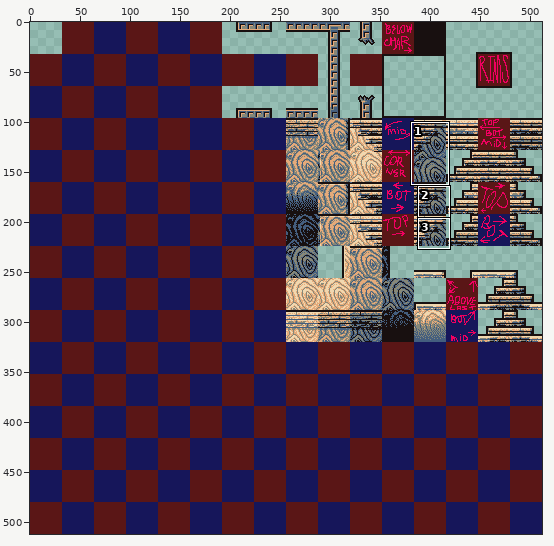
One commit to this sprite sheet: ENTROPY/Graphics/Tilesets/PalaceWooden1.png. The first picture is a wide view before the edit; the outline marks the close-up.
Close-up. Earlier state:
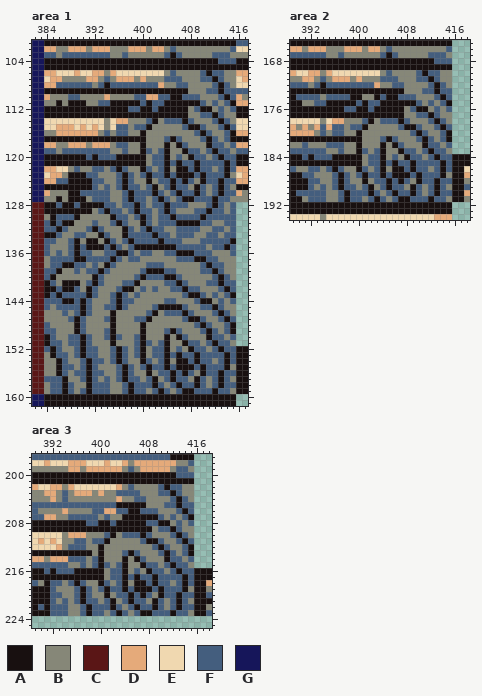
The file is 512x512 pixels. Shown: area 1: x 382..417, y 101..161; area 2: x 389..418, y 165..194; area 3: x 389..418, y 197..225.
Palette (. is transparent): A #181010  B #868778  C #5a1616  D #e5aa7a  E #f0d8b0  F #445e7e  G #16165a
Pixels before, area 1, first column x 382:
101 GGAAAAAAAAAAAAAAAAAAAAAAAAAAAAAAAAFF
102 GGDDBBDDDBDDDBBBDDDBDDBFBBBBBBBBBFEE
103 GGFFBFFFFFFFFBBFBBBBBBFAFBBBBBFFFBBB
104 GGAAAAAAAAAAAAAAAAAAAAAAAAAAAAAFFFAA
105 GGAAAAAAAAAAAAAAAAAAAAAAAAAAAAAAAAAA
106 GGDDEEEDEEDDBDEEEEEEEEBFBBBBFAFFBBDD
107 GGEDDBBBBDDBFBDDDBDBBBFFFBBBFFAFBBED
108 GGDDFFFFFFBFAFFFFFFFFDBBFFBBBBFAFBEE
109 GGAAAAAAAAAAAAAAAAAAAAAAAABBBFFAFFFF
110 GGDBBBFFBBBBDBBBBFFDDFFAAFFFBBBFAFDB
111 GGBBABAAABBFFAAAAAFAFFAAAAAAFBFBFADD
112 GGAAAAAAAAAAAAAAFFAAFAAAAABFAABFBFAA
113 GGAAAAAAAAAAAAAAAAAAAAAAAABBFFAFBBAA
114 GGEEEEEEEEEEBEDDBBBFABFFFAFBBBFAFBEE
115 GGEEDDDEDEDEBEFFBFFABBBBBFAAFBBFAFEE
116 GGBBDDDDDDDBFBFFBBABBBBBBBBFAFBBFADD
117 GGAAAAAAAAAAAAAAAAABBBFAFBBBFAFBFAAA
118 GGDDBBDDDBDDDBFFBBABBBABAFBBBAFFBFDD
119 GGFFBFFFFFFFFBBFBBAFBFABBAFFBFAFFBFF
120 GGAAAAAAAFAFFFAAAAABFFABFBAFFBFAFFAA
121 GGAAAAAAAAAAAAAAAAABFFAFAFFAFFFFAFAA
122 GGDDEEBFBBFFBFAFBBAFBFABAAFAFFBFAFDD
123 GGEDDBAAAFFBBBFAFBFAFFAFAAAFAFFFABED
124 GGDDFFAAAAFFBBFAFBBABFFAFAFBAFFAFFDD
125 GGAAAAAAAAFBFBFAFFBFABFAFFBAFBFAFBAA
126 GGDBBBAAFFFFFBBFAFFFAFBFAFFAFBFAFFDB
127 GGBBABAAABFFFBBFAFFBFAFBFAAFFFAFFBBB
128 CCAAFAAFAAAAFFBFFAFBFFAFFFBBBFAFBF..
129 CCAAAAAAAABFAFFBFAFFBFAFBBBFFAFFBF..
130 CCBAFFFABBBBBAFFBFAFBFFAFFFFAFFFFF..
131 CCFAFAABBBFBBFAFBBAFBFFFAAAAFFBBFF..
132 CCFFAFBBBFAFBBBAFBFAFFBBFFFFBBFFBF..
133 CCAAFBBFFBBAFBBAFFFFAFFBFFFBBFFBFF..
134 CCFFBBFABAABAFBFAFFFFAFFFBBBFFFFFA..
135 CCFBBBFAFAAAFAFBFAAAAAAAFFFFFBFFAF..
136 CCFBFBFAFFBBFFAAFBFFBBFFAAAFFFBBBF..
137 CCBFFFFAAFFFFAFBFFBBBBBBFFFAAFFBBB..
138 CCBFFAAFFBFBAFBBBBBFFFBBBBBBFAFFBB..
139 CCFFABBFBFFAFBBBBBFAAAFFBBBBFFAFBB..
140 CCFABBBBBBAFBBBBBFAFFFAAFBBBBBFAFB..
141 CCAFBAAABFAFBBBFFABBBBFFAFBBBFFAFF..
142 CCAAFAAFBAFBBBFAABFBFBBFFAFFBBBFAF..
143 CCAFAFFFFAFBBFAFBFBBBBBBBFAAFBFBFA..
144 CCFFFAAFAFBBBFAFFBBBBBFFBBBFAABFBF..
145 CCFBFFFFAFBBFFAFBBBBFAAAAFBBFFAFBB..
146 CCBBBFBFAFBBBABBBBBFABFFFAFBBBFAFB..
147 CCBBBBFAFBBBFABBBFFABBBBBFAAFBBFAF..
148 CCFBBBBAFBBBBABBBBABBBBBBBBFAFBBFA..
149 CCFFBBBAFBBBFABBBBABBBFAFBBBFAFBFA..
150 CCAFBBFFAFBBFAFBBFABBBABAFBBBAFFBF..
151 CCAFFBFFAFBBBABBBFAFBFABBAFFBFAFFB..
152 CCFAFBBFAFFBBFAFBFABFFABFBAFFBFAFFAA
153 CCBAFFBFAFFBBFAFBFABFFAFAFFAFFFFAFAA
154 CCBBAFBBFAFFBFAFBBAFBFABAAFAFFBFAFAA
155 CCBBAFFBFAFBBBFAFBFAFFAFAAAFAFFFABAA
156 CCBBAFBFFAFFBBFAFBBABFFAFAFBAFFAFFAA
157 CCFFFABBFAFBFBFAFFBFABFAFFBAFBFAFBAA
158 CCBFFAFBBAFFFBBFAFFFAFBFAFFAFBFAFFAA
159 CCBFFAFBFAFFFBBFAFFBFAFBFAAFFFAFFBAA
160 GGAAAAAAAAAAAAAAAAAAAAAAAAAAAAAAAA..
161 GGAAAAAAAAAAAAAAAAAAAAAAAAAAAAAAAA..
Pixels before, area 2, first column x 389:
165 AAAAAAAAAAAAAAAAAAAAAAAAAAA...
166 DDBDDDBBBDDDBDDBFBBBBBBBBBF...
167 FFFFFFBBFBBBBBBFAFBBBBBFFFB...
168 AAAAAAAAAAAAAAAAAAAAAAAAFFF...
169 AAAAAAAAAAAAAAAAAAAAAAAAAAA...
170 DEEDDBDEEEEEEEEBFBBBBFAFFBB...
171 BBDDBFBDDDBDBBBFFFBBBFFAFBB...
172 FFFBFAFFFFFFFFDBBFFBBBBFAFB...
173 AAAAAAAAAAAAAAAAAAABBBFFAFF...
174 AFFFFBFFFFAABBAFAAFFFBBBFAF...
175 AABBFFAAAAAFAFFAAAAAAFBFBFA...
176 AAAAAAAAAFFAAFAAAAABFAABFBF...
177 AAAAAAAAAAAAAAAAAAABBFFAFBB...
178 EEEEEBEDDBBBFABFFFAFBBBFAFB...
179 DBDBDFDFFBFFABBBBBFAAFBBFAF...
180 DDDDBFBFFBBABBBBBBBBFAFBBFA...
181 AAAAAAAAAAAABBBFAFBBBFAFBFA...
182 BBFBBBFFFBBABBBABAFBBBAFFBF...
183 FFFFFFBBFBBAFBFABBAFFBFAFFB...
184 AAFAFFFAAAAABFFABFBAFFBFAFFAAA
185 AAAAAAAAAAAABFFAFAFFAFFFFAFAAA
186 FBBFFBFAFBBAFBFABAAFAFFBFAFAAE
187 AAFFBBBFAFBFAFFAFAAAFAFFFABAAD
188 AAAFFBBFAFBBABFFAFAFBAFFAFFAAB
189 AAAFBFBFAFFBFABFAFFBAFBFAFBAAF
190 AFFFFFBBFAFFFAFBFAFFAFBFAFFAAD
191 AABFFFBBFAFFBFAFBFAAFFFAFFBAAB
192 AAAAAAAAAAAAAAAAAAAAAAAAAAA...
193 AAAAAAAAAAAAAAAAAAAAAAAAAAA...
194 EEEEEBEEEEEEEEEEEEEEEEEEDDD...
Pixels before, area 3, first column x 389:
197 FFFFFFFFFFFFFFFFFFFFFFFAAAA...
198 EEDEEEDDDEEEDEEDBDDDDDDDBBF...
199 BBBBBBDDBDDDDDDBFBDDDDDBFFB...
200 AAAAAAAAAAAAAAAAAAAAAAAAFFF...
201 AAAAAAAAAAAAAAAAAAAAAAAAAAA...
202 DEEDDBDEEEEEEEDBFBBBBFAFFBB...
203 BBDDBFBDDDBDBBFFFFBBBFFAFBB...
204 BBBDBFBBBBBBBBDBBFFBBBBFAFB...
205 FFFFFFFFFFFFFFAAAAABBBFFAFF...
206 FBBBBDBBBBFFDDFFAAFFFBBBFAF...
207 FFDDBBFFFFFBFBBAAAAAAFBFBFA...
208 AAAAAAAAAFFAAFAAAAAFFAABFBF...
209 AAAAAAAAAAAAAAAAAAAABFFAFBB...
210 EEEEEBDDDBBBFABFFFAFBBBFAFB...
211 EDEDEBBFFBFFABBBBBFAAFBBFAF...
212 EEEEDBFFFBBABBBBBBBBFAFBBFA...
213 AAAAAAAAAABABBBFAFBBBFAFBFA...
214 DDBDDDFFFBFABBBABAFBBBAFFBF...
215 FFFFFFBBFBFAFBFABBAFFBFAFFB...
216 AAFAFFFAAAAABFFABFBAFFBFAFFAAA
217 AAAAAAAAAAAABFFAFAFFAFFFFAFAAA
218 FBAFFBFAFBBAFBFABAAFAFFBFAFAAD
219 AAAFBBBFAFBFAFFAFAAAFAFFFABAAB
220 AAAFFBBFAFBBABFFAFAFBAFFAFFAAF
221 AAAFBFBFAFFBFABFAFFBAFBFAFBAAA
222 AFAFFFBBFAFFFAFBFAFFAFBFAFFAAB
223 AAAFFFBBFAFFBFAFBFAAFFFAFFBAAF
New version:
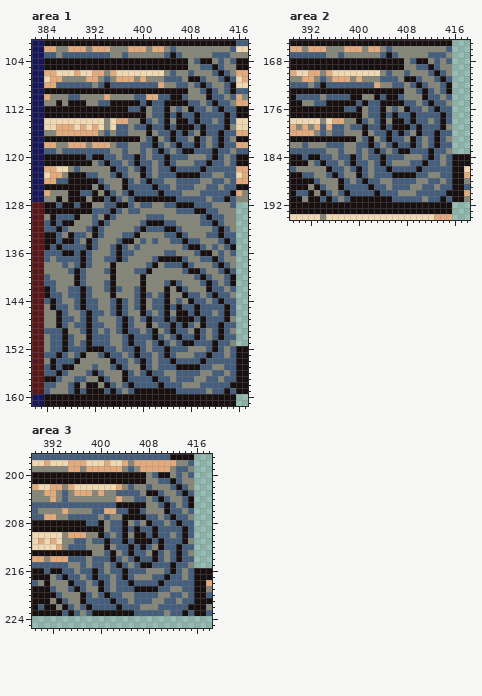
Diff:
Changed rows in their new state; - is an unchanged pixel.
Area 1:
first column x 384:
104 ------------------------BF--B-B-
105 ------------------------BBFF-FBB
106 ------------------------F-BB-AF-
107 ------------------------AA-BB-AF
108 -------------------------FAFBB-A
109 --------------------------FA-B-A
110 ------------------------BB-AF-B-
111 ------------------------FFBFAF-B
112 -----------------B-F-BFBA-FBFAF-
113 -----------------BFF-F-FFA--F-AF
114 ----------------A-BFABA--AFFBFAF
115 ------------------FFAFAA-FAFF--B
116 ----------------BA-FFAFAFB--FA-F
117 ----------------BFA----F-A-B-A-B
118 ----------------FFAFBF--FAFB-AF-
119 ----------------FBFAF-F-A-F-----
120 ---------A--BFF-F----F-FBBBFAFB-
121 --------BF-FFBF-FFB---BBBF-A--B-
122 --------BB-AF--F----FAFF-FA-F-F-
123 -----------FAFB-AFB-F----AF-BBFF
124 --------A---B---F-F-BB-F-FBB-FB-
125 --------BA--B---F--F-B--FBBF-B-F
126 --------ABAF------FAF-FBBB-F-F-A
127 --------AA-AFBFAAAA-AA-FF--BF-AF
128 --------BB--AA-B-FBBF-AAAFF-BB--
129 --------F-FA---FBB-BBBFFFAAF-B-B
130 --------F-AFBB-BB-F-BBBBBBFA--BB
131 ---------AFBBB--FAAA--BBBB--AFBB
132 -------------BBFAF--AA-BBB---AFB
133 ----A---AFB--F-ABBBB-FA-B----A--
134 AAFAAF--F-BBFA-B-B-BB--AFFBBB-AF
135 AFAF-F--FBBFAFBFBBBBBBB-AA---BFA
136 -F-AAFA---B--F--BB----BBB-AA-F--
137 FB---F--BB-FAFBB--FAAAA-BBF-AF--
138 -BBFB-AFB-BA------ABFFFAF-BB-AF-
139 BBB-FAFBBB-A---F--BBBB-FAA-BB-AF
140 -B---AF-BB-A---B-BBBBBB--FAFBB-A
141 F--BB-FBBBFA-BBBA----AFB--FA-B-A
142 -FBBF-AFB-FA-BBFA-B-ABAFBB-AF-B-
143 --FB--AFB--ABB--AF-FA--AFFBFAF-B
144 -A-BB---F-----BFA-FFABF-A-FBFAF-
145 BA--B---F-B----FA--F-F--FA--F-AF
146 --A--BFAFF-FAF--A-BFABA--AFFBFAF
147 --AF-B-AF-BBFAFB--FFAFAA-FAFF--B
148 B-AF-F-AFF-BFAF-BA-FFAFAFB--FA-F
149 --FA-B-AF--BFAFFBFA----F-A-B-A-B
150 B-FA-BBAFF-BBFA-FFAFBF--FAFB-AF-
151 B--A-BFAFFFB-FA-FBFAF-F-A-F-----
152 BF-AF-FAAAF-B-FAF----F-FBBBFAFB-
153 FFA----BBFA-FBFAFFB---BBBF-A--B-
154 -AF-FABBBB-AF--F----FAFF-FA-F-F-
155 FAFAA-BB---FAFB-AFB-F----AF-BBFF
156 FF---BBFA---B---F-F-BB-F-FBB-FB-
157 AA-B-F-BBA--B---F--F-B--FBBF-B-F
158 F-BB-A--ABAF------FAF-FBBB-F-F-A
159 FBBB-A--AA-AFBFAAAA-AA-FF--BF-AF
Area 2:
first column x 392:
168 ----------------BF--B-B-
169 ----------------BBFF-FBB
170 ----------------F-BB-AF-
171 ----------------AA-BB-AF
172 -----------------FAFBB-A
173 ------------------FA-B-A
174 ----------------BB-AF-B-
175 ----------------FFBFAF-B
176 ---------B-F-BFBA-FBFAF-
177 ---------BFF-F-FFA--F-AF
178 --------A-BFABA--AFFBFAF
179 ----------FFAFAA-FAFF--B
180 --------BA-FFAFAFB--FA-F
181 --------BFA----F-A-B-A-B
182 --------FFAFBF--FAFB-AF-
183 --------FBFAF-F-A-F-----
184 -A--BFF-F----F-FBBBFAFB-
185 BF-FFBF-FFB---BBBF-A--B-
186 BB-AF--F----FAFF-FA-F-F-
187 ---FAFB-AFB-F----AF-BBFF
188 A---B---F-F-BB-F-FBB-FB-
189 BA--B---F--F-B--FBBF-B-F
190 ABAF------FAF-FBBB-F-F-A
191 AA-AFBFAAAA-AA-FF--BF-AF
Area 3:
first column x 392:
200 ----------------BF--B-B-
201 ----------------BBFF-FBB
202 ----------------F-BB-AF-
203 ----------------AA-BB-AF
204 -----------------FAFBB-A
205 ------------------FA-B-A
206 ----------------BB-AF-B-
207 ----------------FFBFAF-B
208 ---------B-F-BFBA-FBFAF-
209 ---------BFF-F-FFA--F-AF
210 --------A-BFABA--AFFBFAF
211 ----------FFAFAA-FAFF--B
212 --------BA-FFAFAFB--FA-F
213 --------BFA----F-A-B-A-B
214 --------FFAFBF--FAFB-AF-
215 --------FBFAF-F-A-F-----
216 -A--BFF-F----F-FBBBFAFB-
217 BF-FFBF-FFB---BBBF-A--B-
218 BB-AF--F----FAFF-FA-F-F-
219 ---FAFB-AFB-F----AF-BBFF
220 A---B---F-F-BB-F-FBB-FB-
221 BA--B---F--F-B--FBBF-B-F
222 ABAF------FAF-FBBB-F-F-A
223 AA-AFBFAAAA-AA-FF--BF-AF
Changed places in both close-ups, as pixel boxes (x1, y1, x2, y2):
changed: (44, 58, 236, 394)
changed: (308, 58, 452, 202)
changed: (50, 472, 194, 616)
